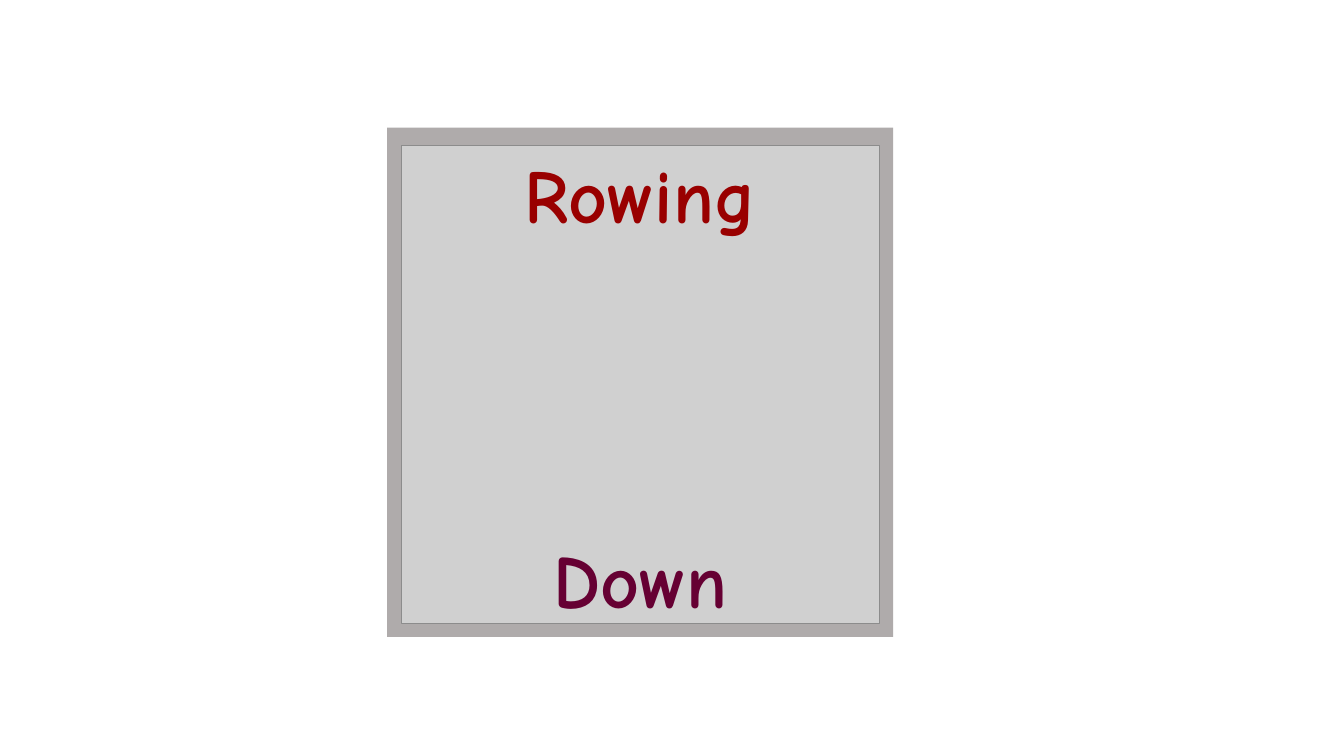
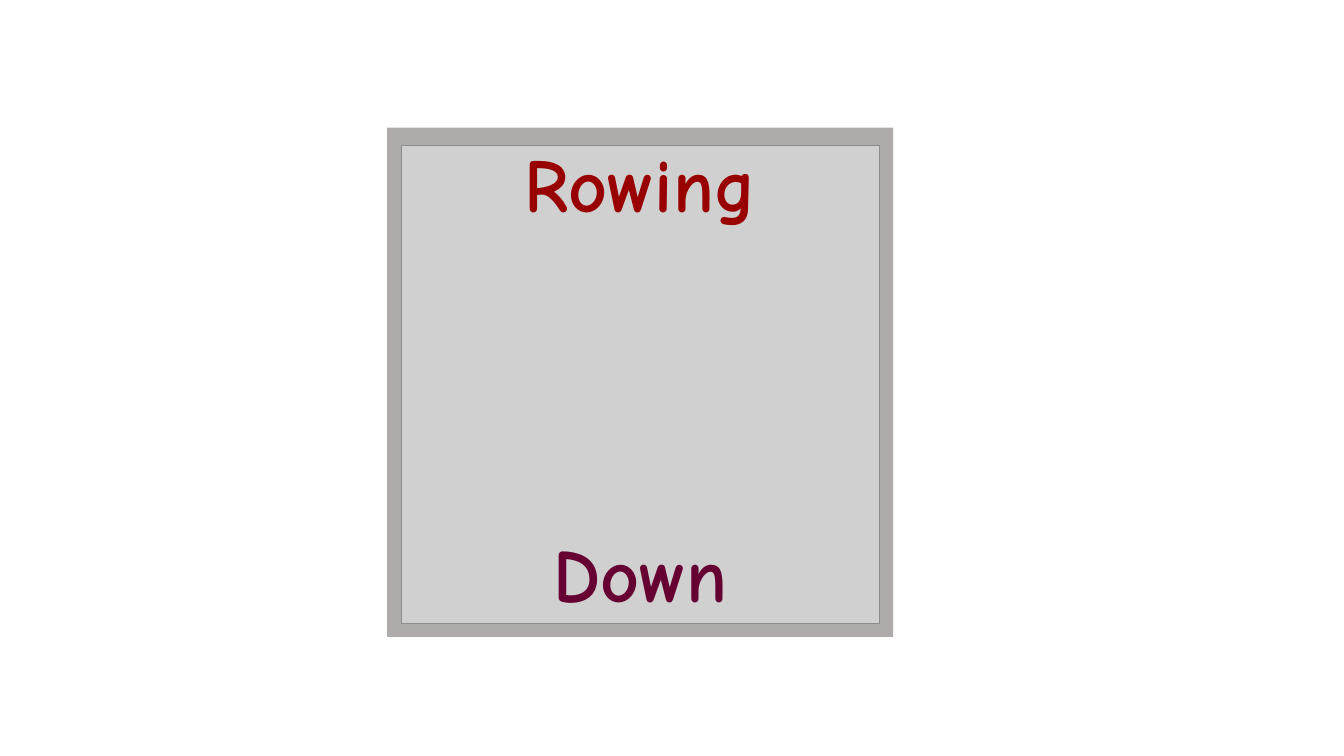
Before and after one commit to freddyjoseR/wdd130, a slide deck: slide 1 of wwr/images/Logo.pptx. Drawn at 1344x756 pixels with LibreOffice and Linux fonts; fonts in the diff are those of the drawing; grey boxes stand for pictures. Boxes give left, top, right and bottom in pixels: in the first picture for what was removed or moved away, otherwise in the second. Text is boxed around its words. In the diff, an @@ line names an element or a change of style, - is before the commit and + after.

```diff
--- a/wwr/images/Logo.pptx
+++ b/wwr/images/Logo.pptx
@@ text "Rowing" moved from (x1=525, y1=172, x2=756, y2=236) to (x1=525, y1=161, x2=756, y2=225) @@
@@ text "Down" rewrapped from (x1=553, y1=557, x2=727, y2=624) to (x1=553, y1=551, x2=727, y2=624) @@
```
Also in this commit, not shown: 19 other files.
